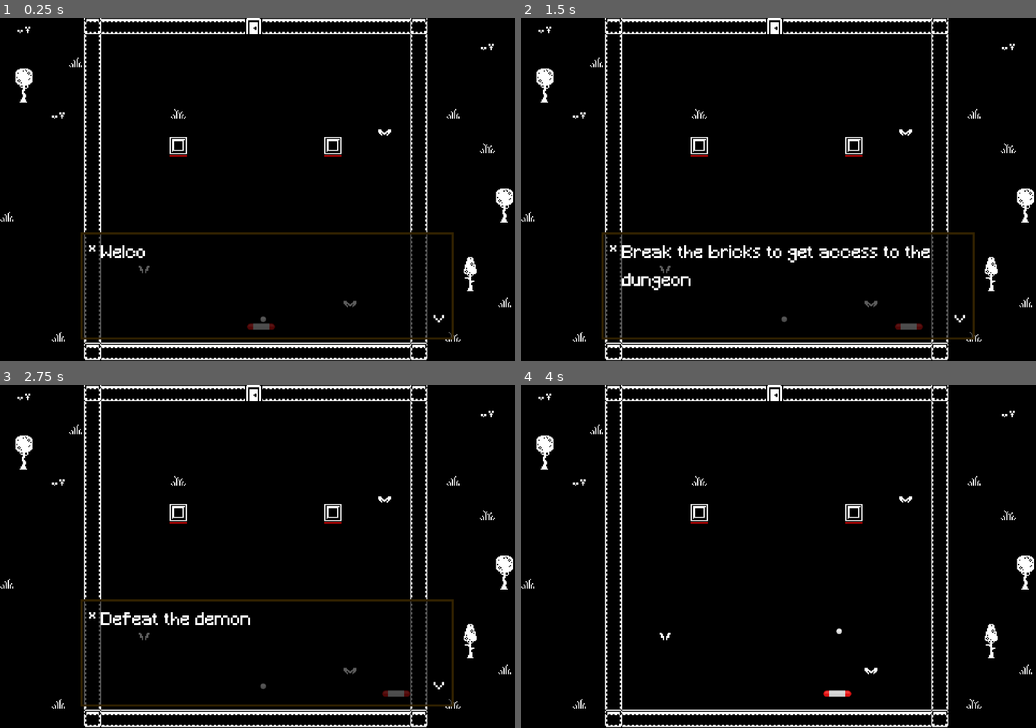
Above: before the commit, frames 1-4 (two rows, left to right).
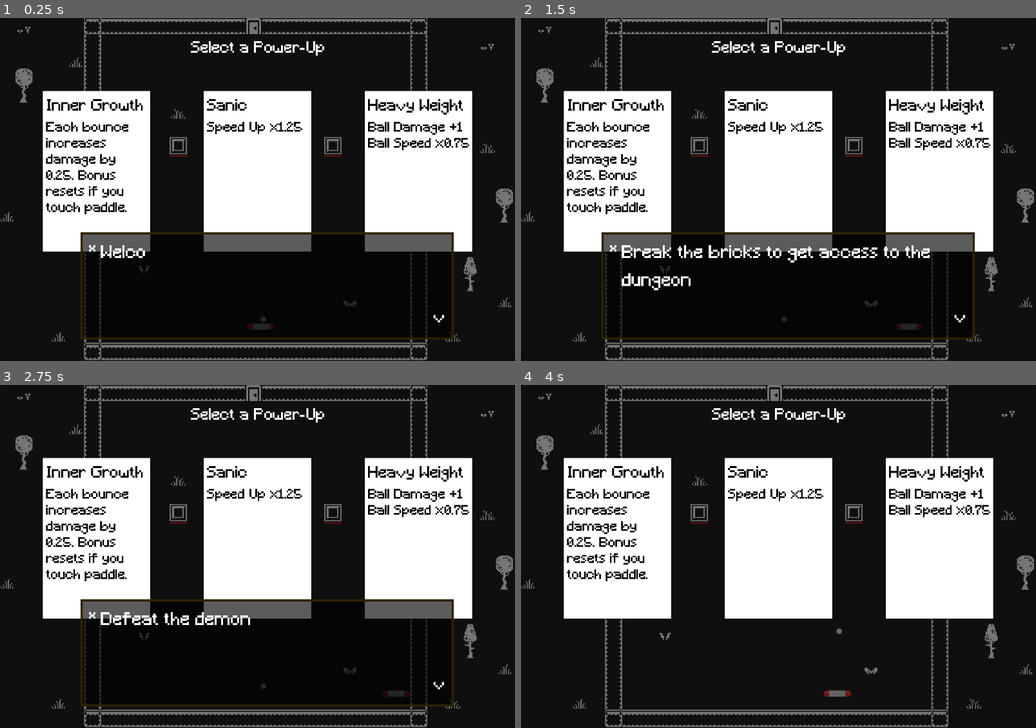
Above: after the commit, the same moments.

Repository: retro-dev-chuck/KenneyJam-Power2025
Game: Godot game, scene res://Sc_Game.tscn
Two runs of this game, one before a commit and one after it. Both use one fixed random seed, a clock stepped at 60 frames per second and the inputs below.
Inputs (mouse positions are in pixels of both pictures, inside the frame that each line leads up to):
- Up to frame 1 (0.25 s): no input
- Up to frame 2 (1.5 s): move the mouse to (891, 172) at 0.52 s; hold D (Right) 0.53-1.25 s; tap 1 (Door1) at 0.6 s; click (891, 172) at 0.67 s; drag from (675, 206) to (752, 258) at 1.27 s
- Up to frame 3 (2.75 s): tap Enter at 2 s; move the mouse to (309, 481) at 2.02 s; hold D (Right) from 2.03 s (still down); tap 3 (Door3) at 2.1 s
- Up to frame 4 (4 s): release D (Right) at 2.75 s; drag from (752, 625) to (624, 505) at 2.77 s; tap Space at 3.5 s; move the mouse to (933, 607) at 3.52 s; hold A (Left) from 3.53 s (still down); tap 1 (Door1) at 3.6 s

The runs differ from the first frame. In frame 1, 32% of the frame differs, in the area x 0-100%, y 0-100%; in frame 2, 31%; in frame 3, 32%; in frame 4, 32%.

Commit message:
Making upgrade canvas

Diff:
--- a/Sc_Game.tscn
+++ b/Sc_Game.tscn
@@ -15,6 +15,8 @@
 [ext_resource type="Script" uid="uid://cvjxliomyamki" path="res://Tutorial/Story/Story.gd" id="11_hqqmn"]
 [ext_resource type="LabelSettings" uid="uid://b5cgn6eimk500" path="res://PlaceName/LabelSettings.tres" id="14_kll0j"]
 [ext_resource type="Script" uid="uid://l7i61iddc0nh" path="res://Room/DoorSelectText.gd" id="15_i3lgx"]
+[ext_resource type="LabelSettings" uid="uid://r5nmdnb1lcg5" path="res://_AllRooms/Black_label.tres" id="16_lttub"]
+[ext_resource type="FontFile" uid="uid://d0so0m7o3ud3p" path="res://Minecraft.ttf" id="17_mum10"]
 
 [sub_resource type="Resource" id="Resource_i3lgx"]
 script = ExtResource("6_7pce6")
@@ -64,6 +66,11 @@
 __follow_timeline = false
 metadata/_custom_type_script = "uid://cc133inw66me8"
 
+[sub_resource type="LabelSettings" id="LabelSettings_p81hm"]
+font = ExtResource("17_mum10")
+font_size = 12
+font_color = Color(0, 0, 0, 1)
+
 [node name="Game" type="Node2D"]
 
 [node name="ControlManager" type="Node2D" parent="." node_paths=PackedStringArray("room_transition")]
@@ -119,7 +126,7 @@
 ui = NodePath("../Story_CanvasLayer")
 metadata/_custom_type_script = "uid://cvjxliomyamki"
 
-[node name="Label_DoorSelect" type="Label" parent="."]
+[node name="DoorSelect_Label" type="Label" parent="."]
 visible = false
 offset_left = -53.0
 offset_top = -236.0
@@ -132,3 +139,112 @@
 vertical_alignment = 1
 script = ExtResource("15_i3lgx")
 metadata/_custom_type_script = "uid://l7i61iddc0nh"
+
+[node name="PowerUp_CanvasLayer" type="CanvasLayer" parent="."]
+
+[node name="PanelContainer" type="PanelContainer" parent="PowerUp_CanvasLayer"]
+anchors_preset = 15
+anchor_right = 1.0
+anchor_bottom = 1.0
+grow_horizontal = 2
+grow_vertical = 2
+
+[node name="Panel" type="Panel" parent="PowerUp_CanvasLayer/PanelContainer"]
+layout_mode = 2
+size_flags_horizontal = 4
+size_flags_vertical = 4
+
+[node name="HBoxContainer" type="HBoxContainer" parent="PowerUp_CanvasLayer/PanelContainer/Panel"]
+layout_mode = 2
+offset_left = -240.0
+offset_top = -92.0
+offset_right = 240.0
+offset_bottom = 58.0
+grow_horizontal = 2
+grow_vertical = 2
+theme_override_constants/separation = 50
+alignment = 1
+
+[node name="InnerGrowth" type="ColorRect" parent="PowerUp_CanvasLayer/PanelContainer/Panel/HBoxContainer"]
+custom_minimum_size = Vector2(100, 0)
+layout_mode = 2
+
+[node name="Title" type="Label" parent="PowerUp_CanvasLayer/PanelContainer/Panel/HBoxContainer/InnerGrowth"]
+layout_mode = 0
+offset_left = 3.0
+offset_top = 8.0
+offset_right = 94.0
+offset_bottom = 31.0
+text = "Inner Growth"
+label_settings = ExtResource("16_lttub")
+
+[node name="Explanation" type="Label" parent="PowerUp_CanvasLayer/PanelContainer/Panel/HBoxContainer/InnerGrowth"]
+layout_mode = 0
+offset_left = 3.0
+offset_top = 29.0
+offset_right = 94.0
+offset_bottom = 52.0
+text = "Each bounce
+increases
+damage by
+0.25. Bonus
+resets if you
+touch paddle."
+label_settings = SubResource("LabelSettings_p81hm")
+
+[node name="Sanic" type="ColorRect" parent="PowerUp_CanvasLayer/PanelContainer/Panel/HBoxContainer"]
+custom_minimum_size = Vector2(100, 0)
+layout_mode = 2
+
+[node name="Title" type="Label" parent="PowerUp_CanvasLayer/PanelContainer/Panel/HBoxContainer/Sanic"]
+layout_mode = 0
+offset_left = 3.0
+offset_top = 8.0
+offset_right = 94.0
+offset_bottom = 31.0
+text = "Sanic"
+label_settings = ExtResource("16_lttub")
+
+[node name="Explanation" type="Label" parent="PowerUp_CanvasLayer/PanelContainer/Panel/HBoxContainer/Sanic"]
+layout_mode = 0
+offset_left = 3.0
+offset_top = 29.0
+offset_right = 94.0
+offset_bottom = 52.0
+text = "Speed Up x1.25"
+label_settings = SubResource("LabelSettings_p81hm")
+
+[node name="HeavyWeight" type="ColorRect" parent="PowerUp_CanvasLayer/PanelContainer/Panel/HBoxContainer"]
+custom_minimum_size = Vector2(100, 0)
+layout_mode = 2
+
+[node name="Title" type="Label" parent="PowerUp_CanvasLayer/PanelContainer/Panel/HBoxContainer/HeavyWeight"]
+layout_mode = 0
+offset_left = 3.0
+offset_top = 8.0
+offset_right = 94.0
+offset_bottom = 31.0
+text = "Heavy Weight"
+label_settings = ExtResource("16_lttub")
+
+[node name="Explanation" type="Label" parent="PowerUp_CanvasLayer/PanelContainer/Panel/HBoxContainer/HeavyWeight"]
+layout_mode = 0
+offset_left = 3.0
+offset_top = 29.0
+offset_right = 94.0
+offset_bottom = 52.0
+text = "Ball Damage +1
+Ball Speed x0.75"
+label_settings = SubResource("LabelSettings_p81hm")
+
+[node name="Label" type="Label" parent="PowerUp_CanvasLayer"]
+anchors_preset = 5
+anchor_left = 0.5
+anchor_right = 0.5
+offset_left = -62.0
+offset_top = 22.0
+offset_right = 63.0
+offset_bottom = 45.0
+grow_horizontal = 2
+text = "Select a Power-Up"
+label_settings = ExtResource("14_kll0j")
--- /dev/null
+++ b/_AllRooms/Black_label.tres
@@ -0,0 +1,8 @@
+[gd_resource type="LabelSettings" load_steps=2 format=3 uid="uid://r5nmdnb1lcg5"]
+
+[ext_resource type="FontFile" uid="uid://d0so0m7o3ud3p" path="res://Minecraft.ttf" id="1_xwdx7"]
+
+[resource]
+font = ExtResource("1_xwdx7")
+font_size = 14
+font_color = Color(0, 0, 0, 1)
Not shown: 1 places in Sc_Game.tscn that only renumber resources
